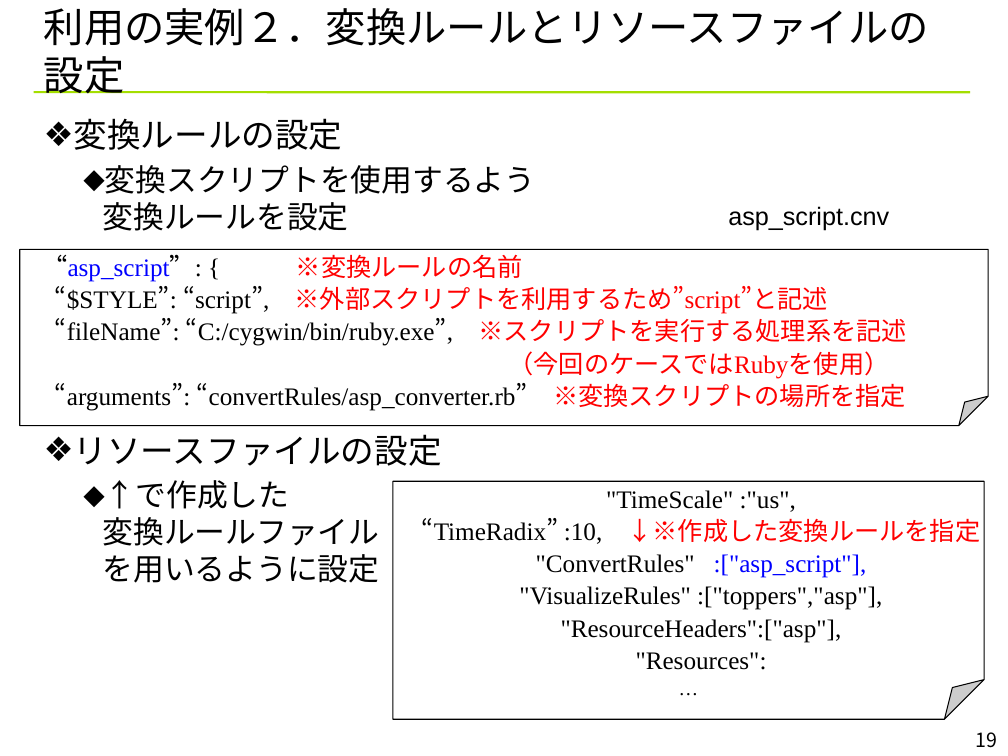
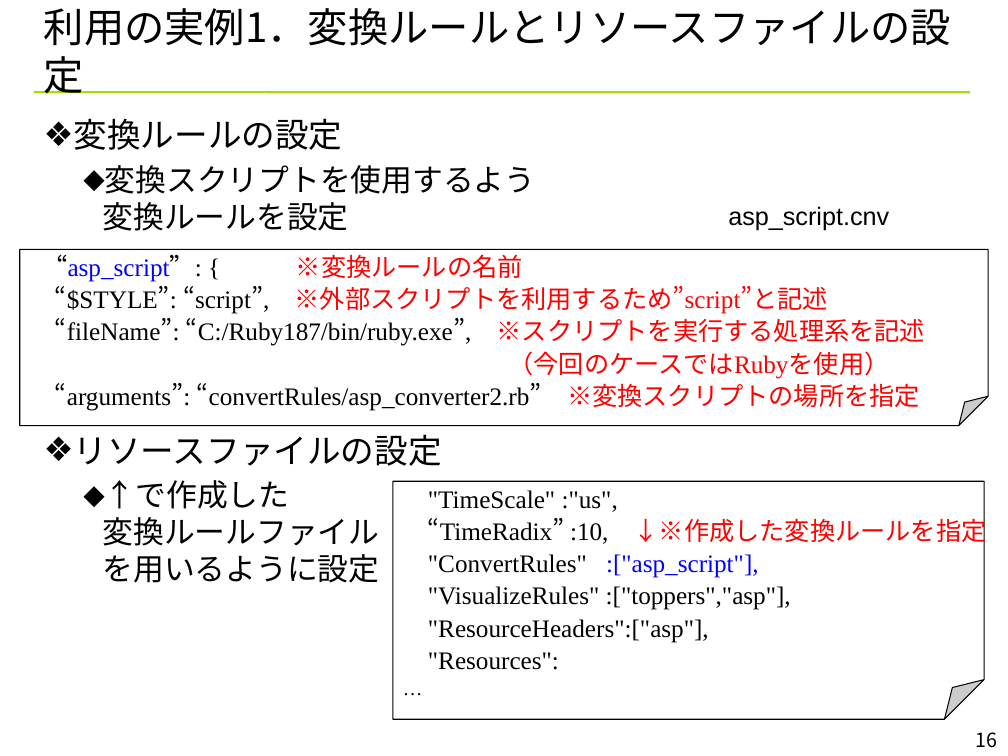
Before and after one commit to YixiaoLi/tlv4mc, a slide deck: slide 16 of doc/converter_manual.pptx (slide 19 before the commit). Drawn at 1008x756 pixels with LibreOffice and Linux fonts; fonts in the diff are those of the drawing; background and template pictures are left out. Boxes give left, top, right and bottom in pixels: in the first picture for what was removed or moved away, otherwise in the second. Text is boxed around its words. In the diff, an @@ line names an element or a change of style, - is before the commit and + after.

```diff
--- a/doc/converter_manual.pptx
+++ b/doc/converter_manual.pptx
@@ title at box(44, 8, 951, 94): text changed @@
-利用の実例２．変換ルールとリソースファイルの設定
+利用の実例1．変換ルールとリソースファイルの設定
@@ text in folded corner at box(55, 318, 925, 346): text changed @@
-“fileName”: “C:/cygwin/bin/ruby.exe”, ※スクリプトを実行する処理系を記述
+“fileName”: “C:/Ruby187/bin/ruby.exe”, ※スクリプトを実行する処理系を記述
@@ text in folded corner at box(55, 383, 920, 411): text changed @@
-“arguments”: “convertRules/asp_converter.rb” ※変換スクリプトの場所を指定
+“arguments”: “convertRules/asp_converter2.rb” ※変換スクリプトの場所を指定
@@ folded corner ""TimeScale" :"us"," at box(393, 481, 985, 719): alignment centre to left @@
@@ page number at box(976, 732, 998, 748): text changed @@
-19
+16
```
Also in this commit, not shown: 10 other slides changed, 2 slides added, 2 slides removed.
